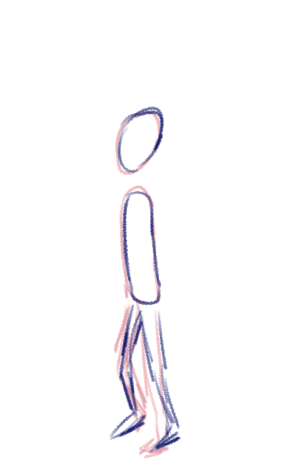
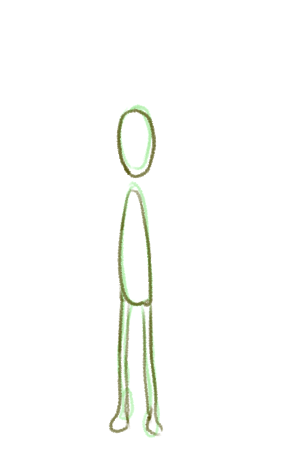
The second 288×476 image is a revision of the first. Changes to its layers:
hid "seite_anim" over [108, 104, 181, 448]
showed "vorne_anim" over [108, 104, 181, 448]
